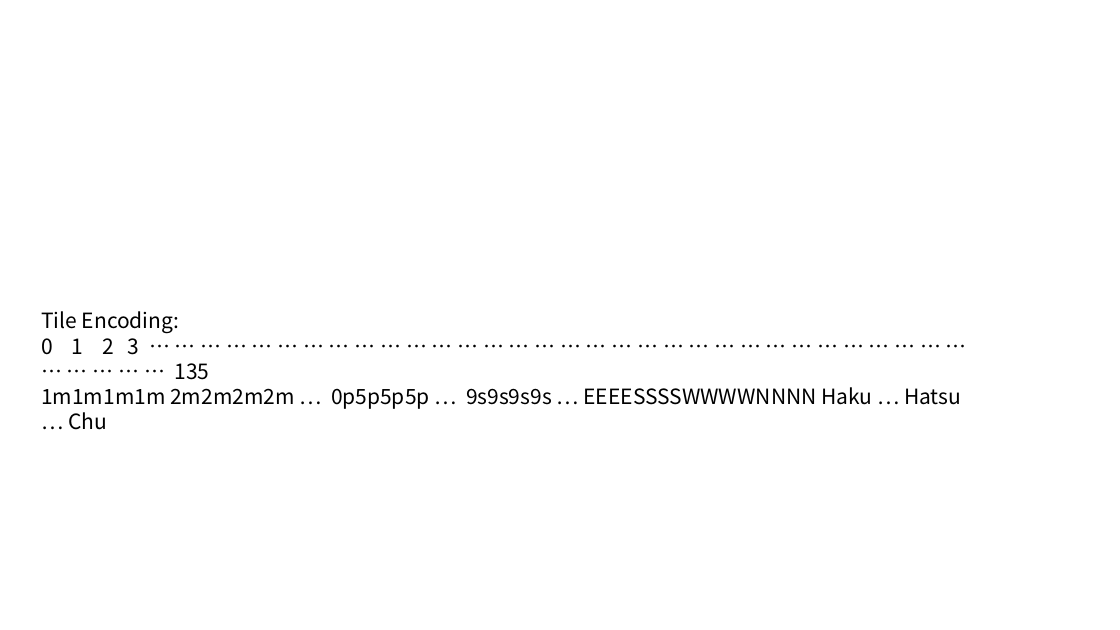
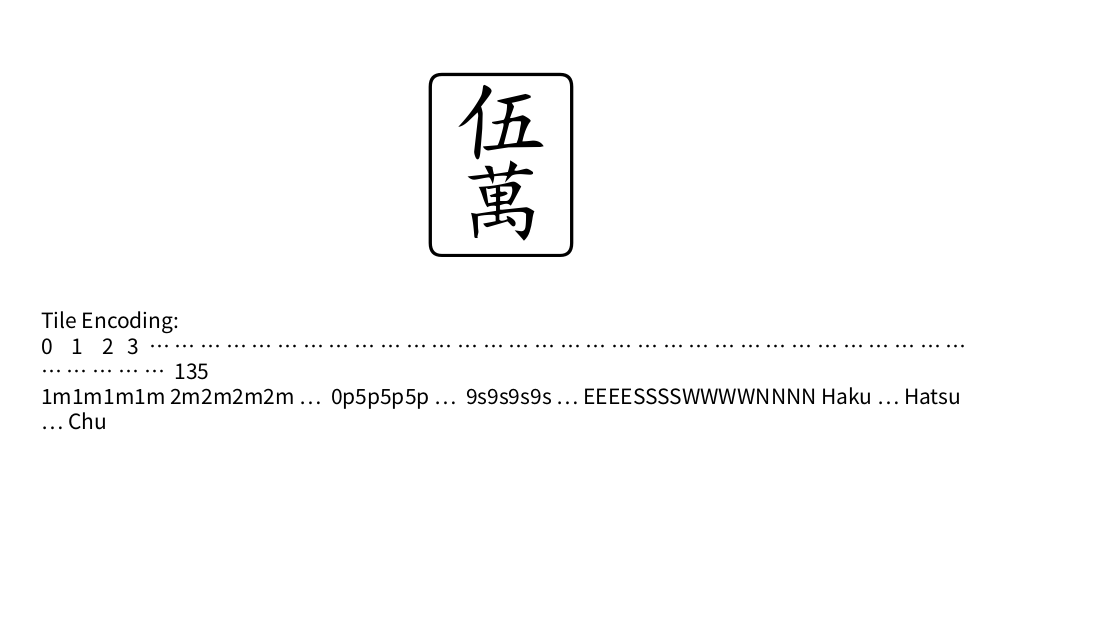
Before and after one commit to zyr17/mahjong, a slide deck: slide 2 of AI/FrostVer3.pptx. Drawn at 1120x630 pixels with LibreOffice and Linux fonts; fonts in the diff are those of the drawing. Boxes give left, top, right and bottom in pixels: in the first picture for what was removed or moved away, otherwise in the second. Text is boxed around its words. In the diff, an @@ line names an element or a change of style, - is before the commit and + after.

```diff
--- a/AI/FrostVer3.pptx
+++ b/AI/FrostVer3.pptx
@@ text added at [417, 24, 598, 266], 166 pt, text #000000 @@
+🀋
```
Also in this commit, not shown: 3 other slides changed, 2 slides added, 1 slide removed, 2 other files.
